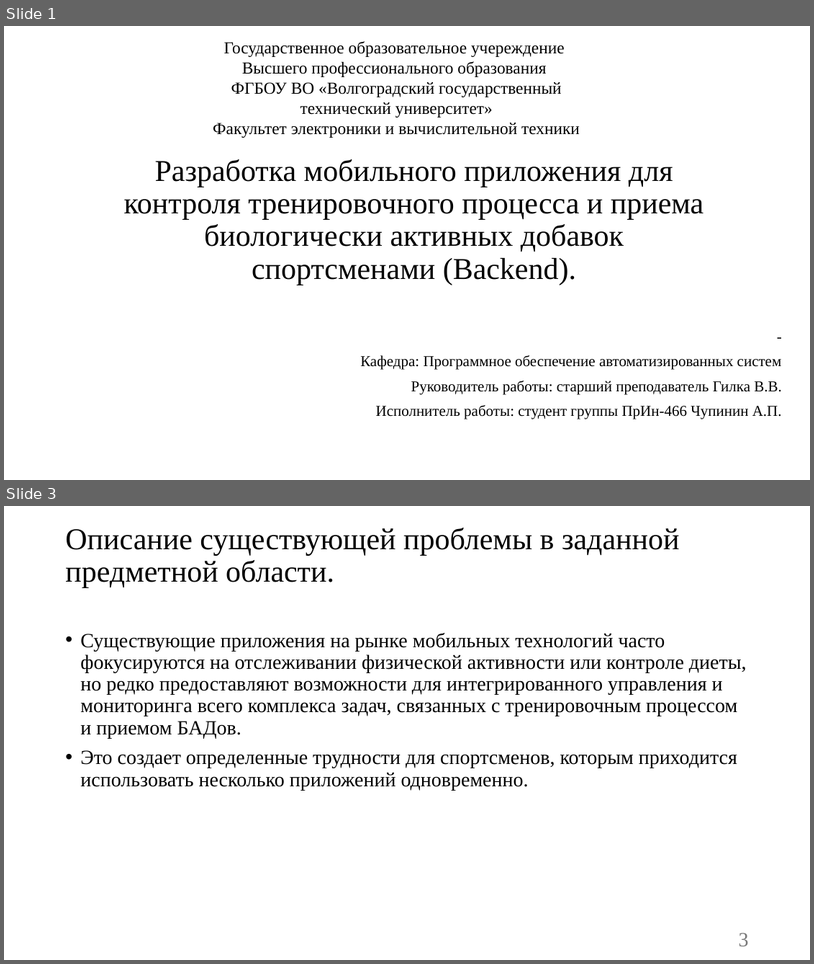
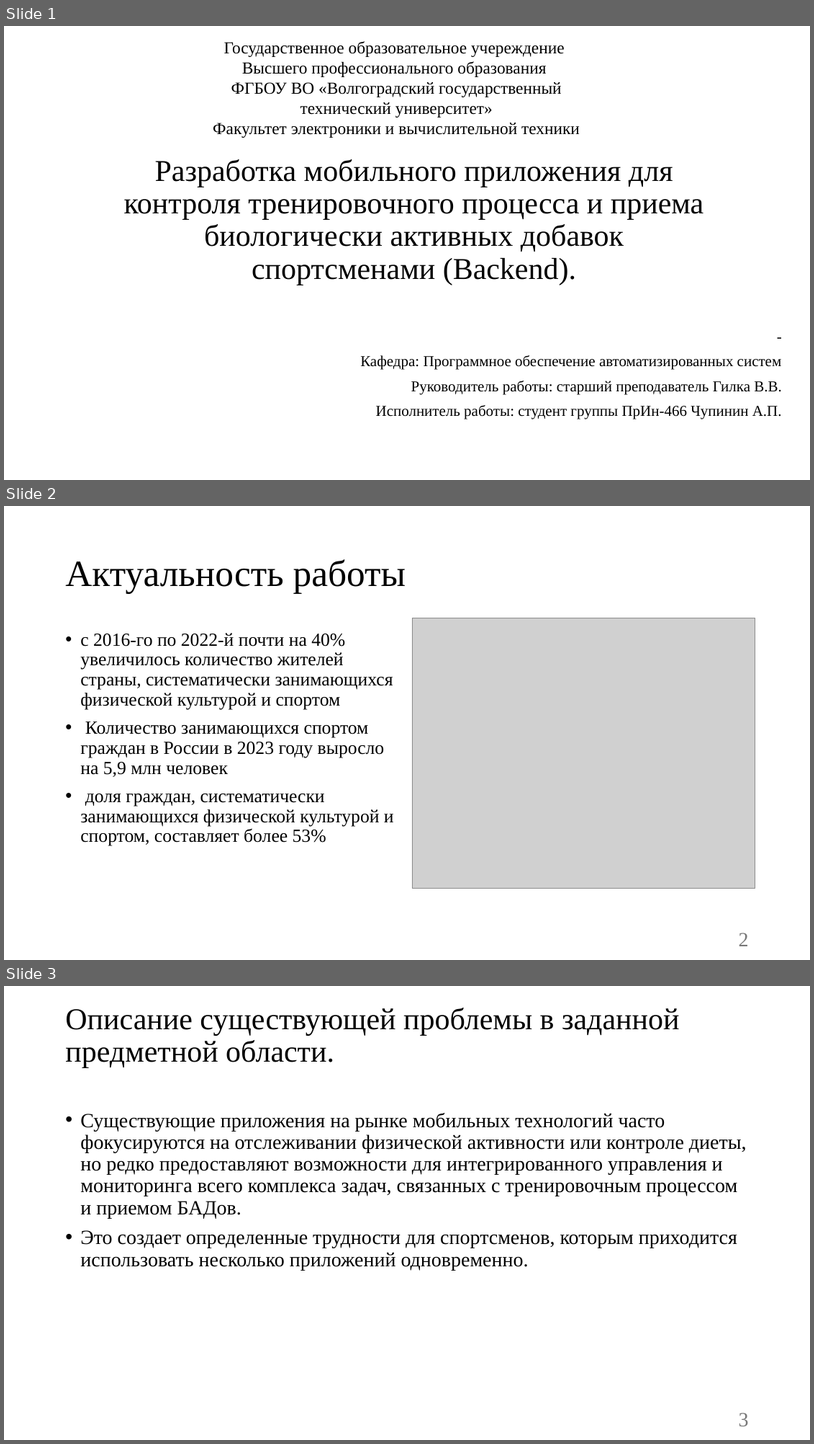
Before and after one commit to vadimgilka/SportApp, a slide deck: Documentation/Documentation Backend/Презентация-Чупинин-Антон-Павлович.pptx. Shown one above the other, each under a label of ours: slides 1 and 3 before the commit, slides 1, 2 and 3 after it; the slides between them are not shown. The pictures are 814x964 and 814x1444 pixels, drawn with LibreOffice and Linux fonts; fonts in the diff are those of the drawing; grey boxes stand for pictures. Boxes give left, top, right and bottom in pixels: in the first picture for what was removed or moved away, otherwise in the second. Text is boxed around its words. In the diff, an @@ line names an element or a change of style, - is before the commit and + after.

```diff
--- a/Documentation/Documentation Backend/Презентация-Чупинин-Антон-Павлович.pptx
+++ b/Documentation/Documentation Backend/Презентация-Чупинин-Антон-Павлович.pptx
@@ slide 2 added at [4,506,810,960], background #FFFFFF @@
@@ title added at [65,559,406,593], 44 pt, text #000000 @@
+Актуальность работы
@@ text added at [80,633,394,846], 22 pt, text #000000 @@
+• с 2016-го по 2022-й почти на 40% увеличилось количество жителей страны, систематически занимающихся физической культурой и спортом
+• Количество занимающихся спортом граждан в России в 2023 году выросло на 5,9 млн человек
+• доля граждан, систематически занимающихся физической культурой и спортом, составляет более 53%
@@ picture added at [412,618,756,888] @@
@@ page number added at [739,932,749,946], 24 pt, text #797979 @@
+2
```
Also in this commit, not shown: 7 slides changed, 5 other slides added, 1 slide removed.
